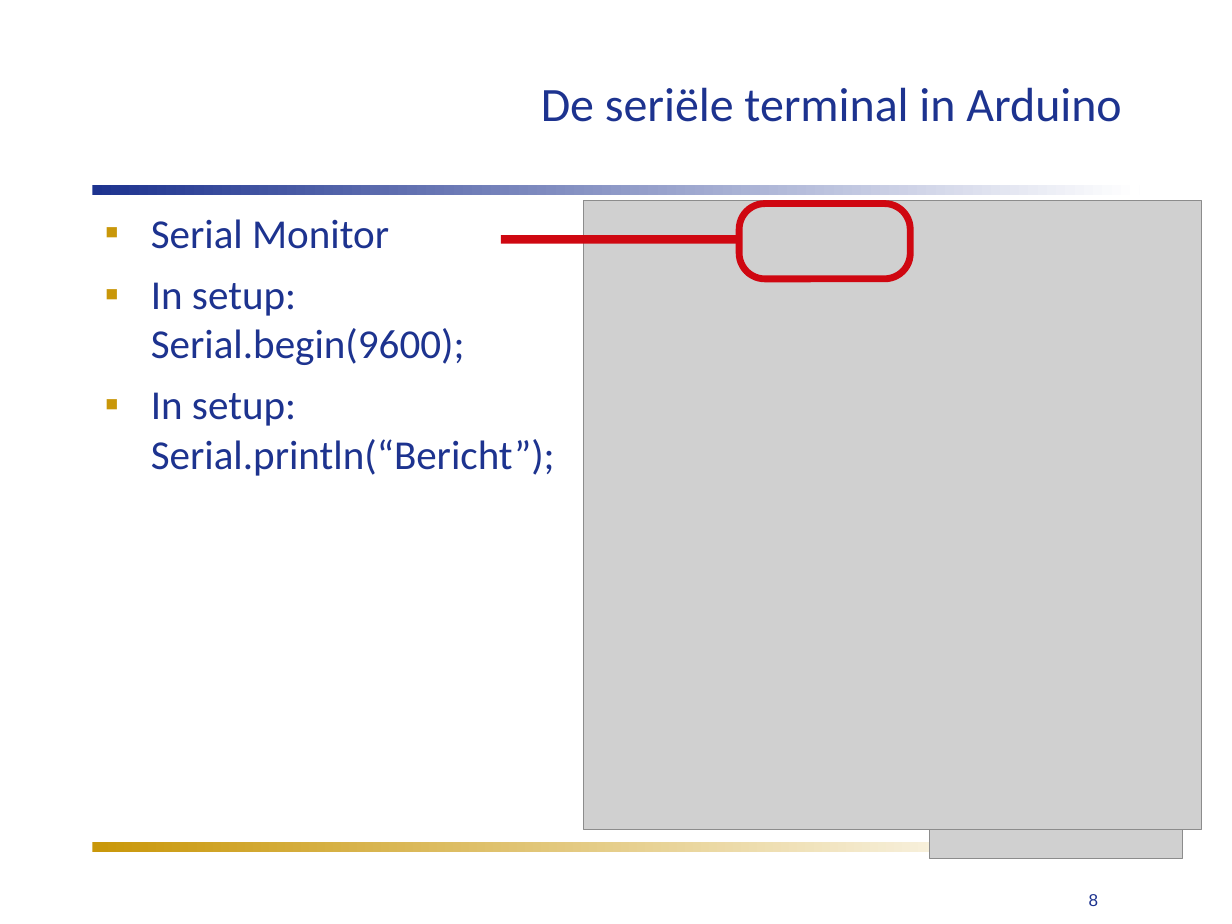
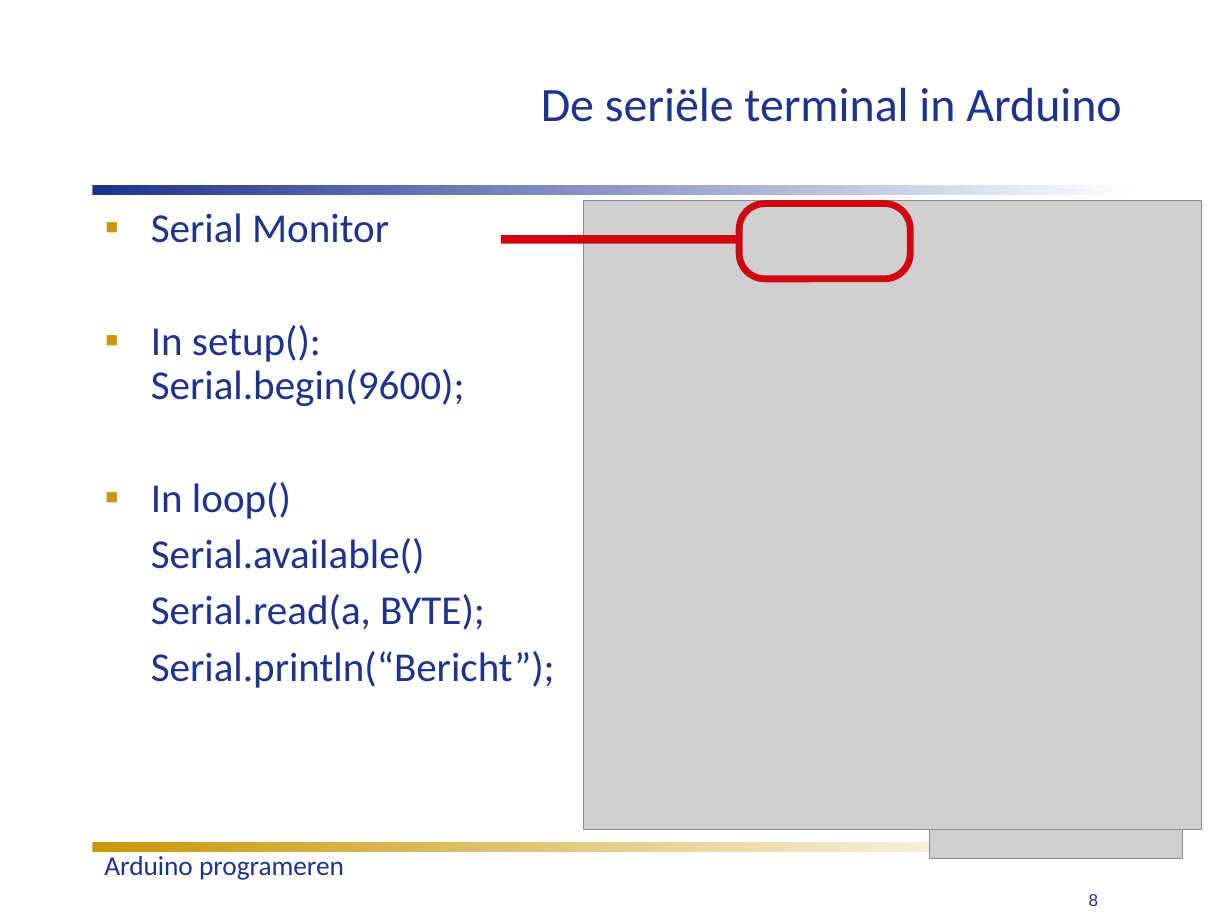
Before and after one commit to humiq/Greendevelopment, a slide deck: slide 8 of trunk/documents/Colleges/ISIROB College 4.ppt. Drawn at 1232x924 pixels with LibreOffice and Linux fonts; fonts in the diff are those of the drawing; grey boxes stand for pictures. Boxes give left, top, right and bottom in pixels: in the first picture for what was removed or moved away, otherwise in the second. Text is boxed around its words. In the diff, an @@ line names an element or a change of style, - is before the commit and + after.

```diff
--- a/trunk/documents/Colleges/ISIROB College 4.ppt
+++ b/trunk/documents/Colleges/ISIROB College 4.ppt
@@ text at (151, 213, 389, 243): line spacing 1 to 0.9 @@
@@ text at (151, 325, 555, 688): text changed @@
-▪ In setup:
-  Serial.begin(9600);
-▪ In setup:
-  Serial.println(“Bericht”);
+▪ In setup():
+  Serial.begin(9600);
+▪ In loop()
+Serial.available()
+Serial.read(a, BYTE);
+Serial.println(“Bericht”);
@@ text added at (104, 856, 344, 880), 16 pt, text #1D338F @@
+Arduino programeren
```
Also in this commit, not shown: 16 other slides changed, 1 slide added, 3 slides removed, 1 other file.
